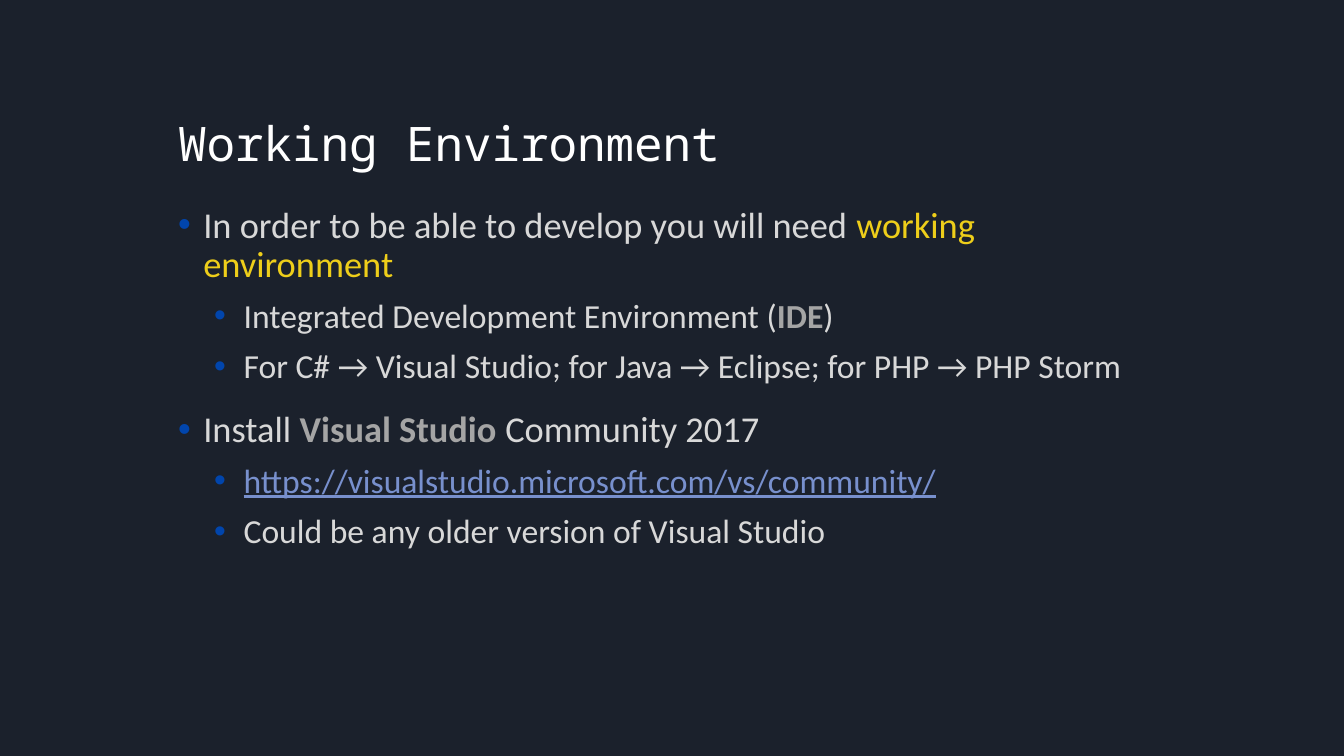
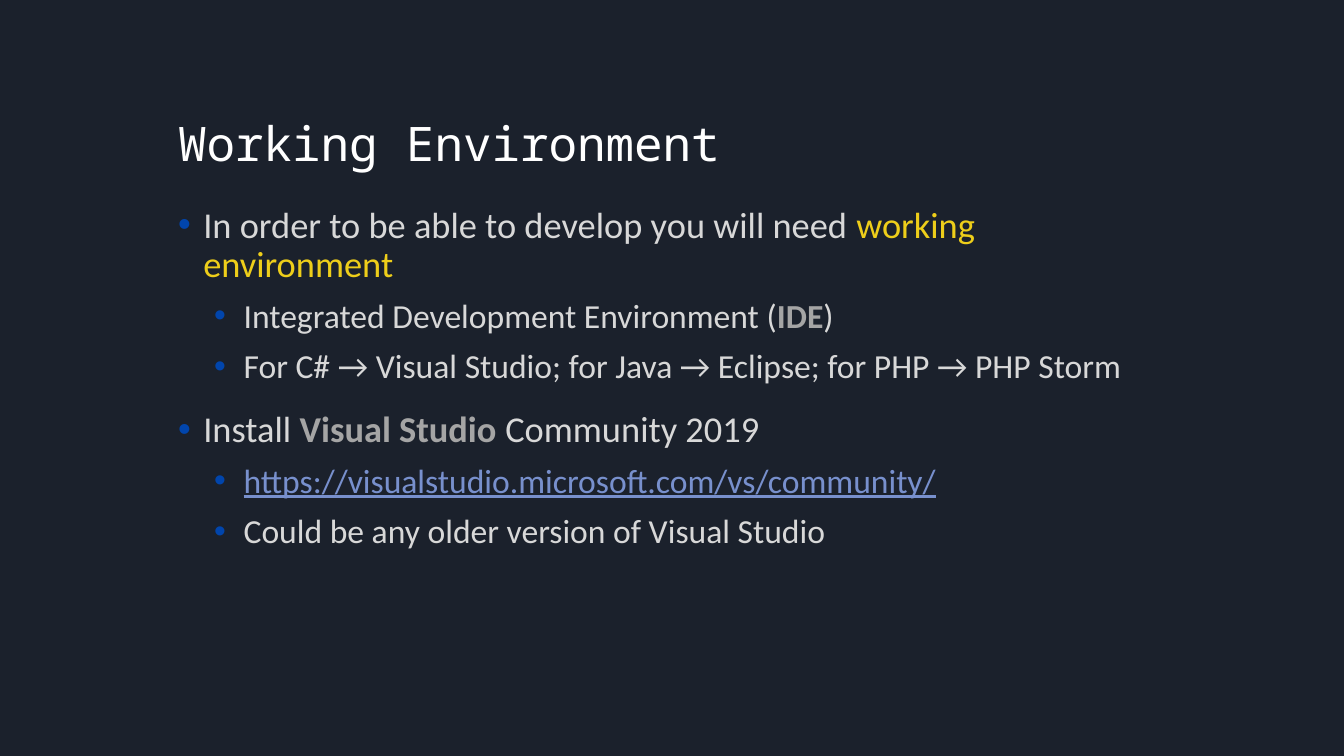
Before and after one commit to bulhard/Introduction-to-programming, a slide deck: slide 7 of Presentations/Lesson 01 First Steps in Coding.pptx. Drawn at 1344x756 pixels with LibreOffice and Linux fonts; fonts in the diff are those of the drawing. Boxes give left, top, right and bottom in pixels: in the first picture for what was removed or moved away, otherwise in the second. Text is boxed around its words. In the diff, an @@ line names an element or a change of style, - is before the commit and + after.

```diff
--- a/Presentations/Lesson 01 First Steps in Coding.pptx
+++ b/Presentations/Lesson 01 First Steps in Coding.pptx
@@ text at [203,416,759,448]: text changed @@
-• Install Visual Studio Community 2017
+• Install Visual Studio Community 2019
```
Also in this commit, not shown: 8 other files.
